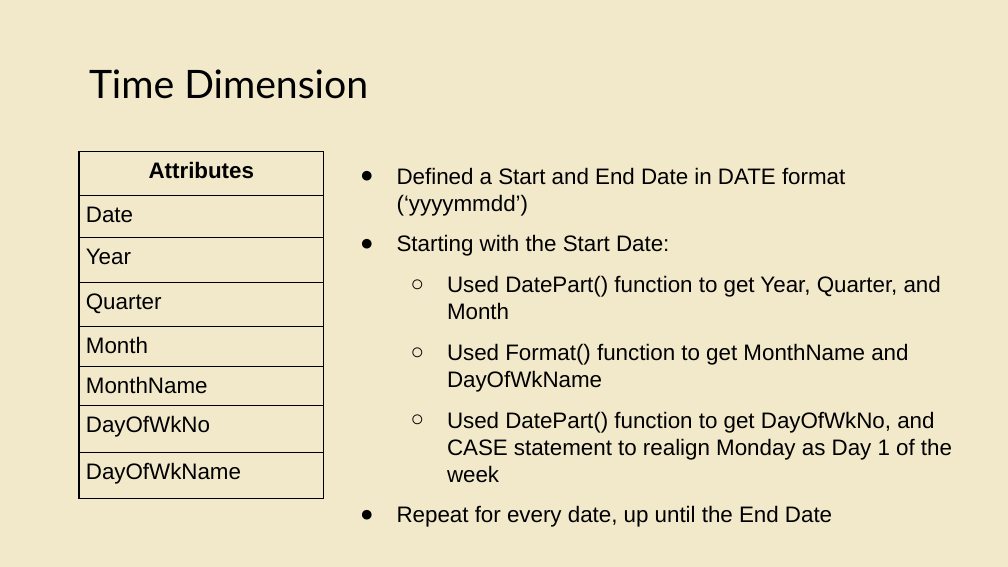
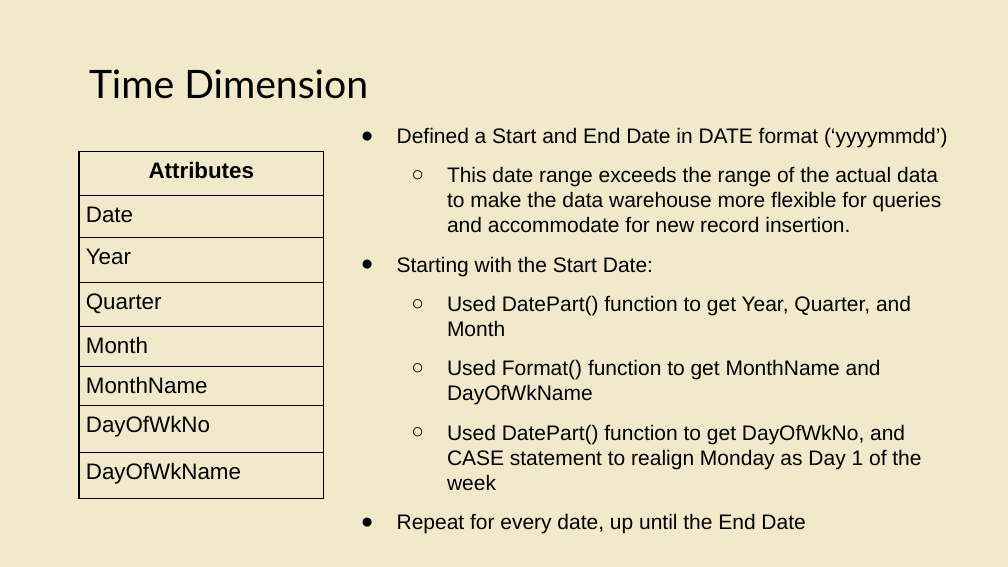
Before and after one commit to ethanolx/Rolling-Music-sql, a slide deck: slide 8 of group/doc/presentation.pptx (slide 7 before the commit). Drawn at 1008x567 pixels with LibreOffice and Linux fonts; fonts in the diff are those of the drawing. Boxes give left, top, right and bottom in pixels: in the first picture for what was removed or moved away, otherwise in the second. Text is boxed around its words. In the diff, an @@ line names an element or a change of style, - is before the commit and + after.

Commit message:
v1.0
 -  Group part ready for submission

```diff
--- a/group/doc/presentation.pptx
+++ b/group/doc/presentation.pptx
@@ text "Defined a Start and End ...": place and size @@
-text "Defined a Start and End ..." at [397,167,952,527]
+text "Defined a Start and End ..." at [397,127,948,534]
@@ text at [397,127,948,534]: size 16 to 15 pt in "Defined a Start and End Date in ...", "Starting with the Start Date:", "Used DatePart() function to get Year, Quarter, ...", "Used Format() function to get MonthName and ..." and 2 more places; indent changed @@
@@ text at [447,166,942,233]: paragraph added @@
+  ○ This date range exceeds the range of the actual data to make the data warehouse more flexible for queries and accommodate for new record insertion.
```
Also in this commit, not shown: 7 other slides changed, 2 slides added, 11 other files.
